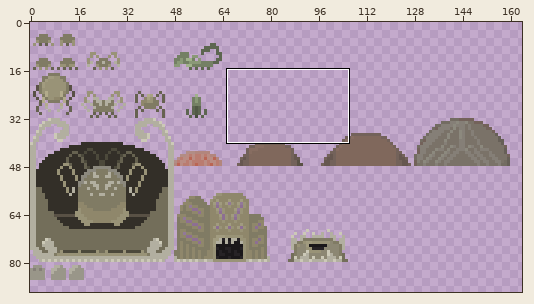
One commit to this sprite sheet: Assets/Sprites/TilesetUnits.png. The first picture is a wide view before the edit; the outline marks the close-up.
Close-up. Before:
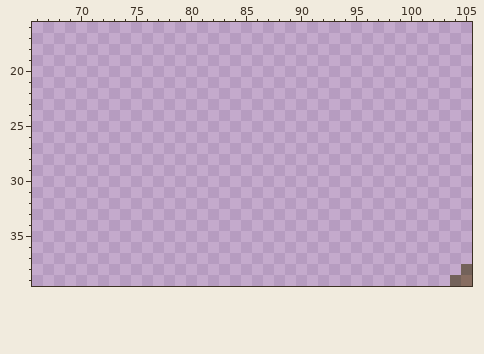
The file is 256x256 pixels. Colours within 5 levels of each other are drawn and written as one. Shown: x 66..105, y 16..39. The wide view leaves out empty margins.
Now the later version:
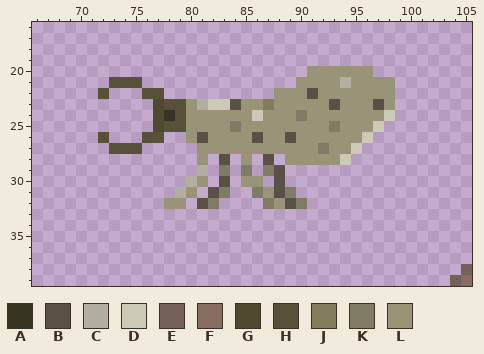
Palette (. is transparent): A #383422  B #595145  C #b2afa0  D #ccc9b7  E #73625a  F #876d61  G #4f4a2f  H #575139  J #827c5b  K #807b64  L #999377
Difference:
There is now colour A in row 24 at x 78.
There is now colour B in row 22 at x 91; in row 23 at x 84, 93 and 97; in row 26 at x 81, 86 and 89; in row 28 at x 83 and 87; in row 29 at x 88; in row 30 at x 83 and 88.
There is now colour B in row 31 at x 82 and 88; in row 32 at x 81 and 89.
There is now colour C in row 21 at x 94; in row 23 at x 81; in row 29 at x 81; in row 30 at x 80; in row 31 at x 79.
There is now colour D in row 23 at x 82 to 83; in row 24 at x 86 and 98; in row 25 at x 97; in row 26 at x 96; in row 27 at x 95; in row 28 at x 94.
There is now colour G in rows 23 to 25 at x 77.
There is now colour H in row 21 at x 73 to 75; in row 22 at x 72 and 76 to 77; in row 23 at x 78 to 79; in row 24 at x 79; in row 25 at x 78 to 79; in row 26 at x 72 and 76 to 77.
There is now colour H in row 27 at x 73 to 75.
There is now colour J in row 23 at x 87.
There is now colour K in row 24 at x 90; in row 25 at x 84 and 93; in row 27 at x 92; in row 29 at x 83, 85 and 87; in row 31 at x 83, 86 and 89; in row 32 at x 82, 87 and 90.
There is now colour L in row 20 at x 91 to 96; in row 21 at x 90 to 93 and 95 to 98; in row 22 at x 88 to 90 and 92 to 98; in row 23 at x 80, 85 to 86, 88 to 92, 94 to 96 and 98; in row 24 at x 80 to 85, 87 to 89 and 91 to 97; in row 25 at x 80 to 83, 85 to 92 and 94 to 96.
There is now colour L in row 26 at x 80, 82 to 85, 87 to 88 and 90 to 95; in row 27 at x 81 to 91 and 93 to 94; in row 28 at x 81, 85 and 89 to 93; in row 30 at x 81 and 85 to 86; in row 31 at x 80 and 87; in row 32 at x 78 to 79 and 88.
Changed places in both close-ups, as pixel boxes (x1, y1, x2, y2):
added: (98, 66, 395, 209)
